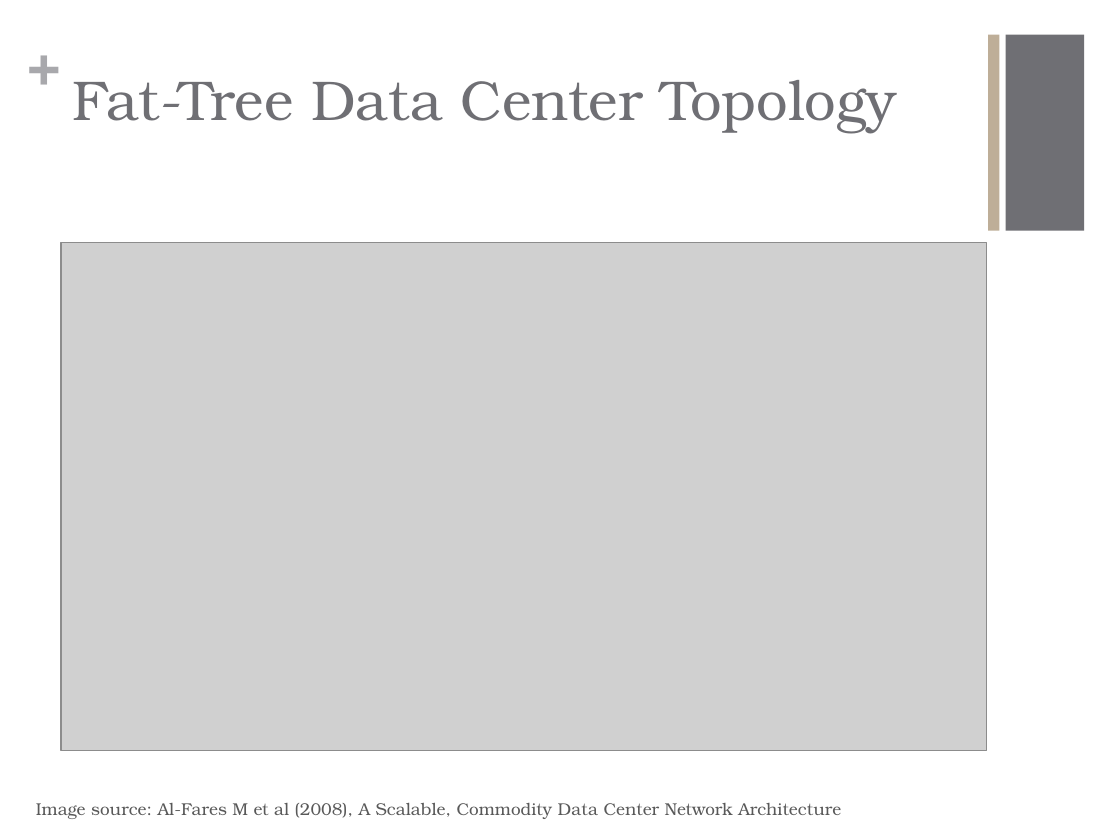
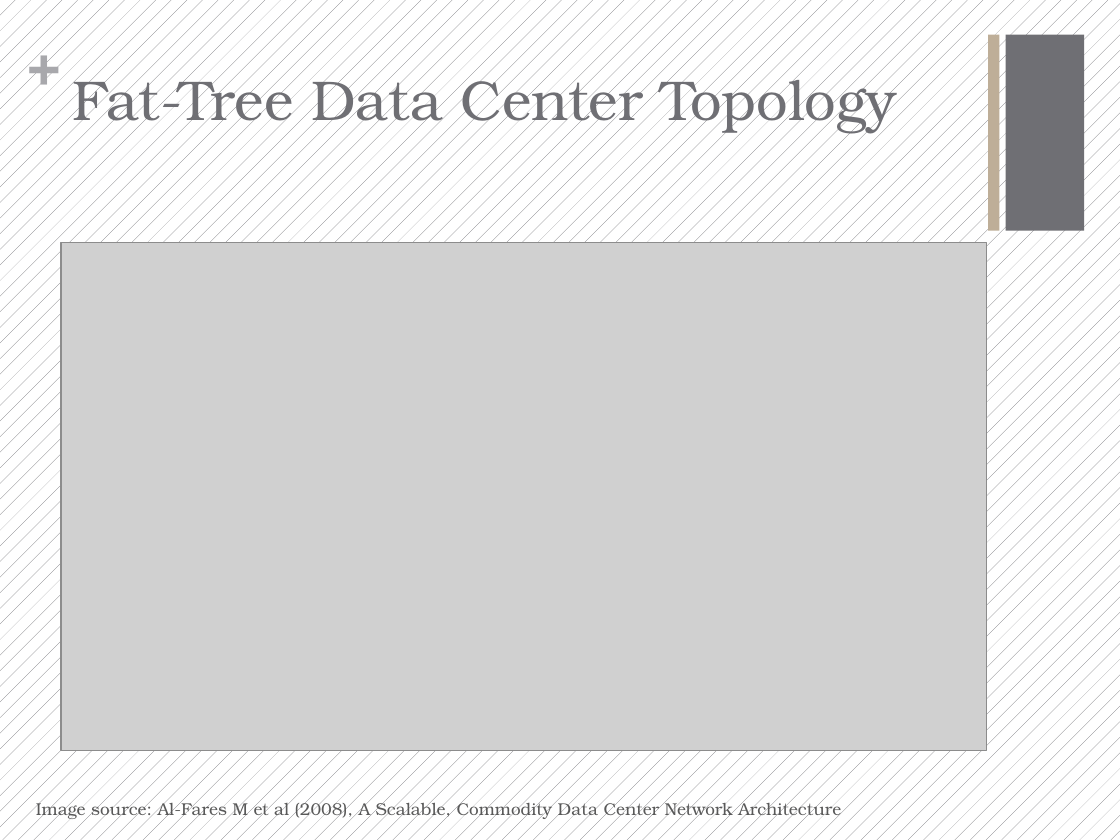
Before and after one commit to Fu-Yilei/Scalable-data-center-simulation, a slide deck: slide 3 of Presentation/presentation.pptx. Drawn at 1120x840 pixels with LibreOffice and Linux fonts; fonts in the diff are those of the drawing; grey boxes stand for pictures. Boxes give left, top, right and bottom in pixels: in the first picture for what was removed or moved away, otherwise in the second. Text is boxed around its words. In the diff, an @@ line names an element or a change of style, - is before the commit and + after.

```diff
--- a/Presentation/presentation.pptx
+++ b/Presentation/presentation.pptx
@@ background #FFFFFF to pattern #6F6F74 on #FFFFFF @@
```
Also in this commit, not shown: 2 other slides changed, 4 slides added, 5 other files.
